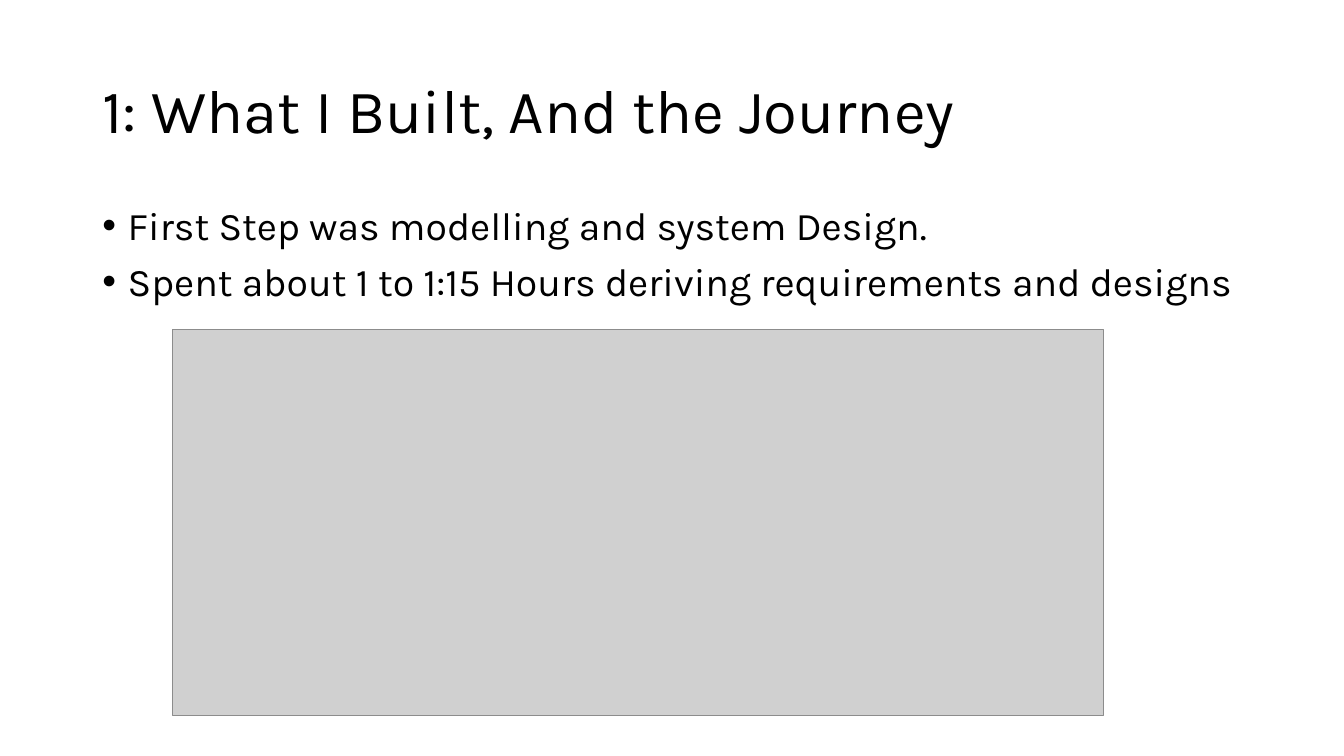
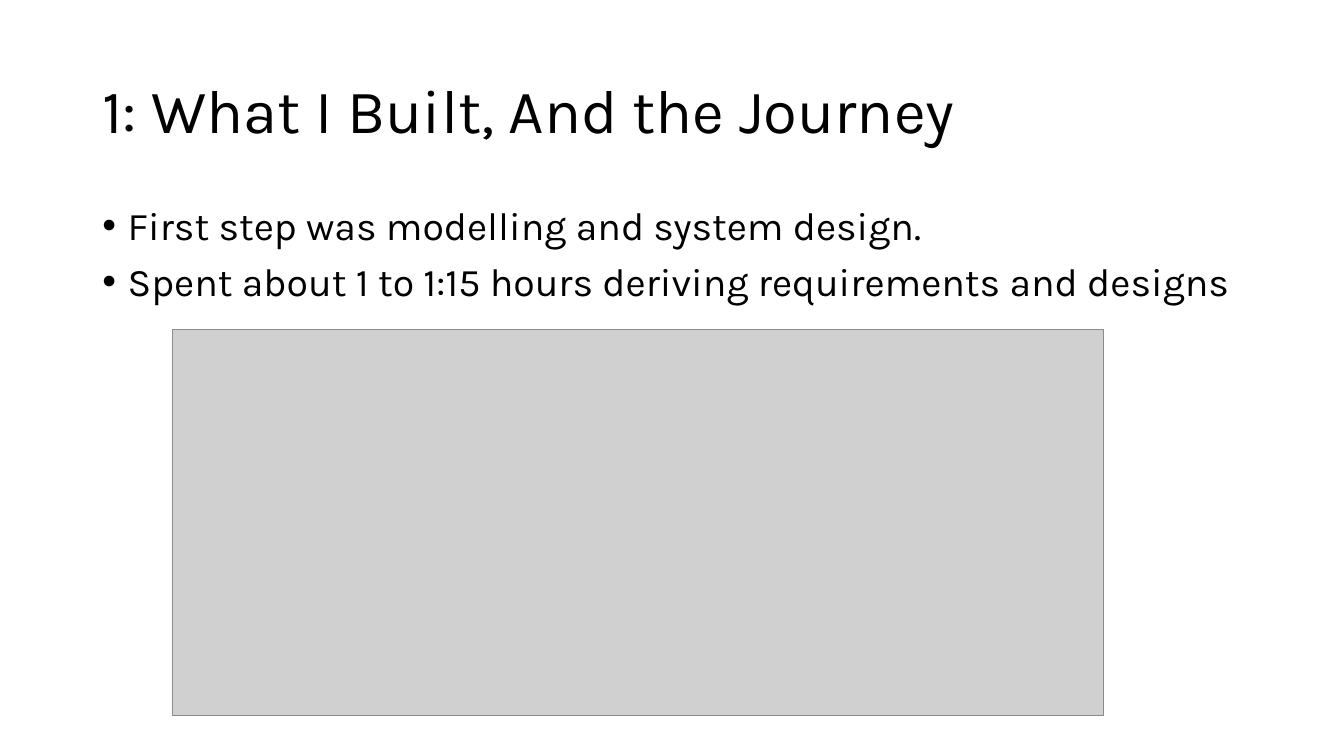
Before and after one commit to Arvin132/SS_takehome, a slide deck: slide 2 of Swish Solar Take home assessment, Interview stage.pptx. Drawn at 1344x756 pixels with LibreOffice and Linux fonts; fonts in the diff are those of the drawing; grey boxes stand for pictures. Boxes give left, top, right and bottom in pixels: in the first picture for what was removed or moved away, otherwise in the second. Text is boxed around its words. In the diff, an @@ line names an element or a change of style, - is before the commit and + after.

```diff
--- a/Swish Solar Take home assessment, Interview stage.pptx
+++ b/Swish Solar Take home assessment, Interview stage.pptx
@@ text at [128,213,1229,306]: text changed @@
-• First Step was modelling and system Design.
-• Spent about 1 to 1:15 Hours deriving requirements and designs
+• First step was modelling and system design.
+• Spent about 1 to 1:15 hours deriving requirements and designs
```
Also in this commit, not shown: 6 other slides changed, 1 other file.
